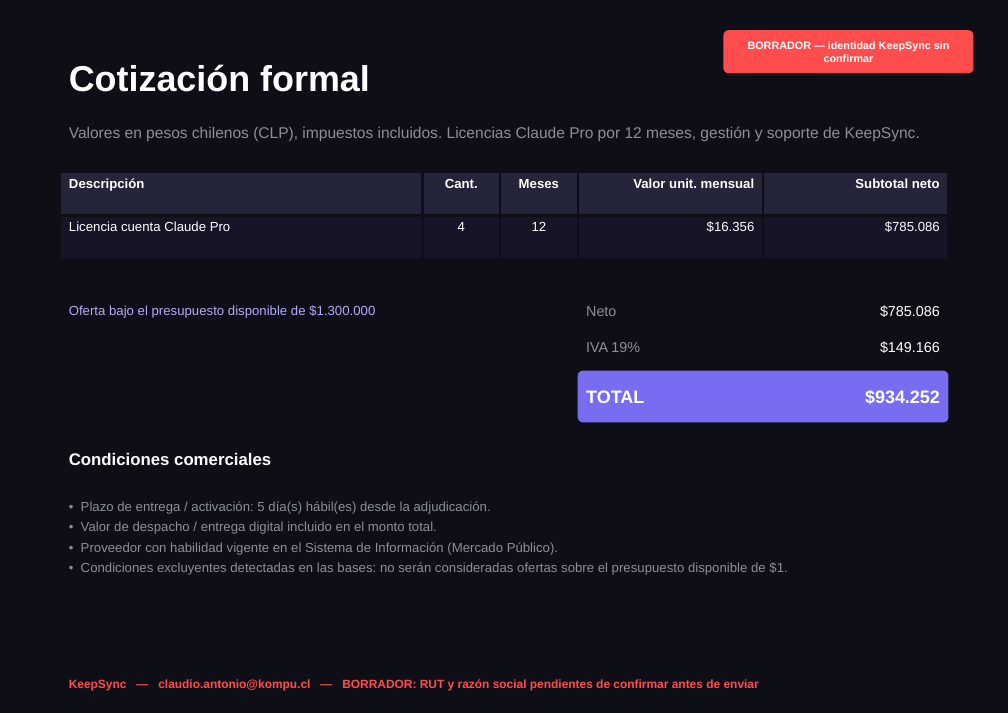
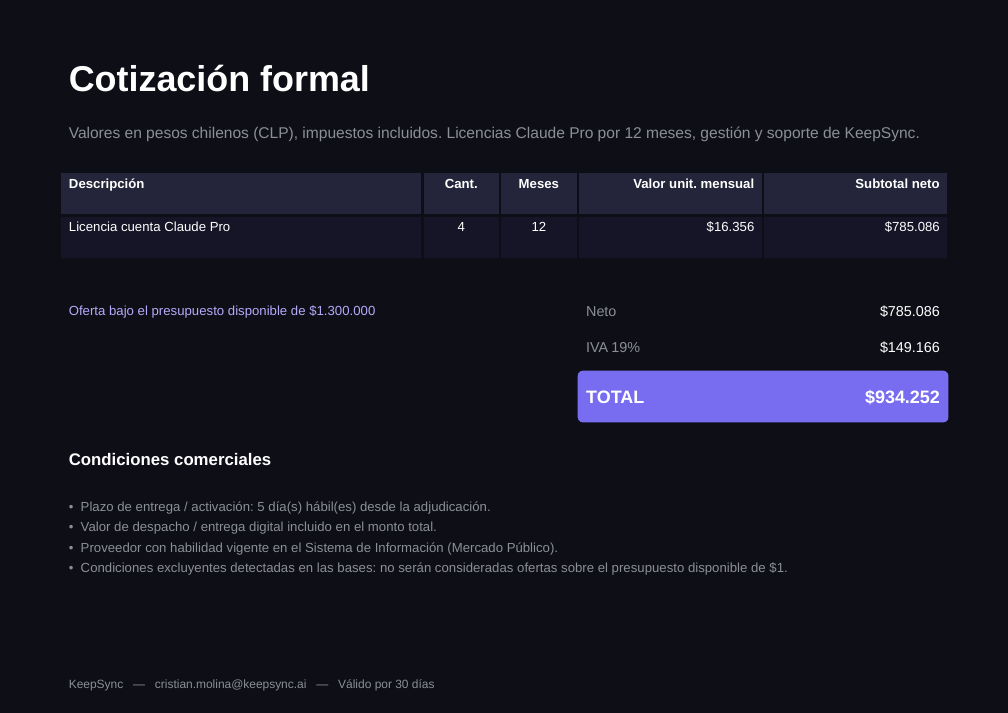
Before and after one commit to keepsync-hub/ks-compra-agil, a slide deck: slide 4 of output/1614-47-COT26/Q-20260811-SuperintendenciaDeElectricidadYCombustibles.pptx. Drawn at 1008x713 pixels with LibreOffice and Linux fonts; fonts in the diff are those of the drawing. Boxes give left, top, right and bottom in pixels: in the first picture for what was removed or moved away, otherwise in the second. Text is boxed around its words. In the diff, an @@ line names an element or a change of style, - is before the commit and + after.

```diff
--- a/output/1614-47-COT26/Q-20260811-SuperintendenciaDeElectricidadYCombustibles.pptx
+++ b/output/1614-47-COT26/Q-20260811-SuperintendenciaDeElectricidadYCombustibles.pptx
@@ rounded rectangle removed at bbox=[723, 30, 974, 73] @@
@@ text removed at bbox=[748, 41, 950, 62] @@
-BORRADOR — identidad KeepSync sin confirmar
@@ text at bbox=[69, 679, 435, 690]: text changed; text colour #FF4D4D to #8A8F98; bold off @@
-KeepSync — claudio.antonio@kompu.cl — BORRADOR: RUT y razón social pendientes de confirmar antes de enviar
+KeepSync — cristian.molina@keepsync.ai — Válido por 30 días
```
Also in this commit, not shown: 1 other slide changed, 16 other files.
